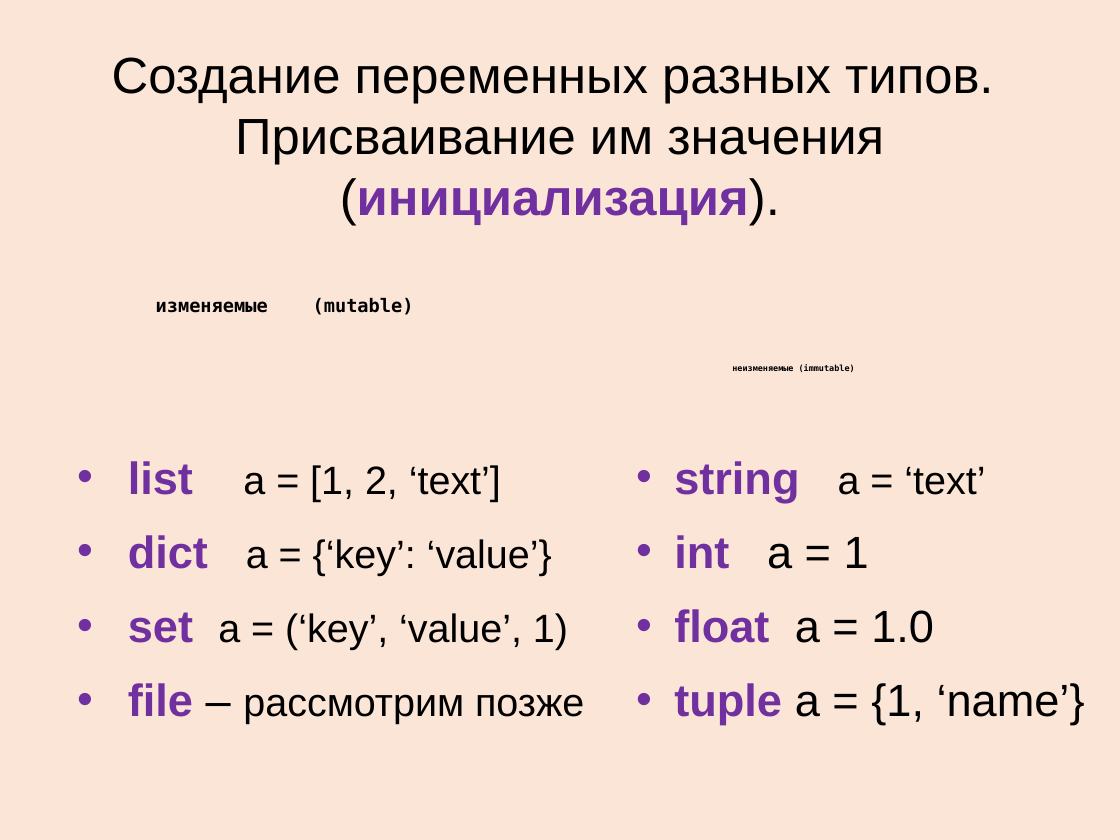
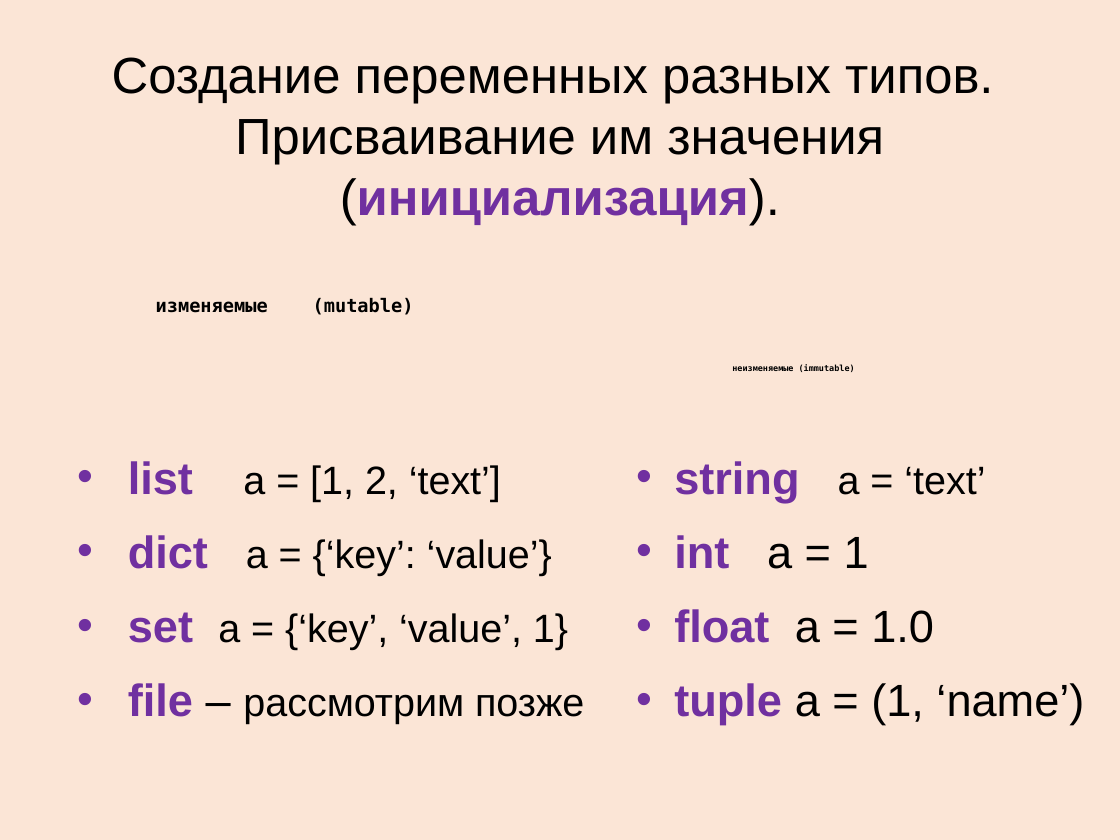
Before and after one commit to Lisovsa/PythonCourse, a slide deck: slide 9 of Lectures/Lesson 1. Types and functions in general..ppt (slide 8 before the commit). Drawn at 1120x840 pixels with LibreOffice and Linux fonts; fonts in the diff are those of the drawing. Boxes give left, top, right and bottom in pixels: in the first picture for what was removed or moved away, otherwise in the second. Text is boxed around its words. In the diff, an @@ line names an element or a change of style, - is before the commit and + after.

```diff
--- a/Lectures/Lesson 1. Types and functions in general..ppt
+++ b/Lectures/Lesson 1. Types and functions in general..ppt
@@ text at <box>128,612,568,650</box>: text changed @@
-• set a = (‘key’, ‘value’, 1)
+• set a = {‘key’, ‘value’, 1}
@@ text at <box>674,683,1084,725</box>: text changed @@
-• tuple a = {1, ‘name’}
+• tuple a = (1, ‘name’)
```
Also in this commit, not shown: 2 other slides changed, 3 slides added, 11 other files.
